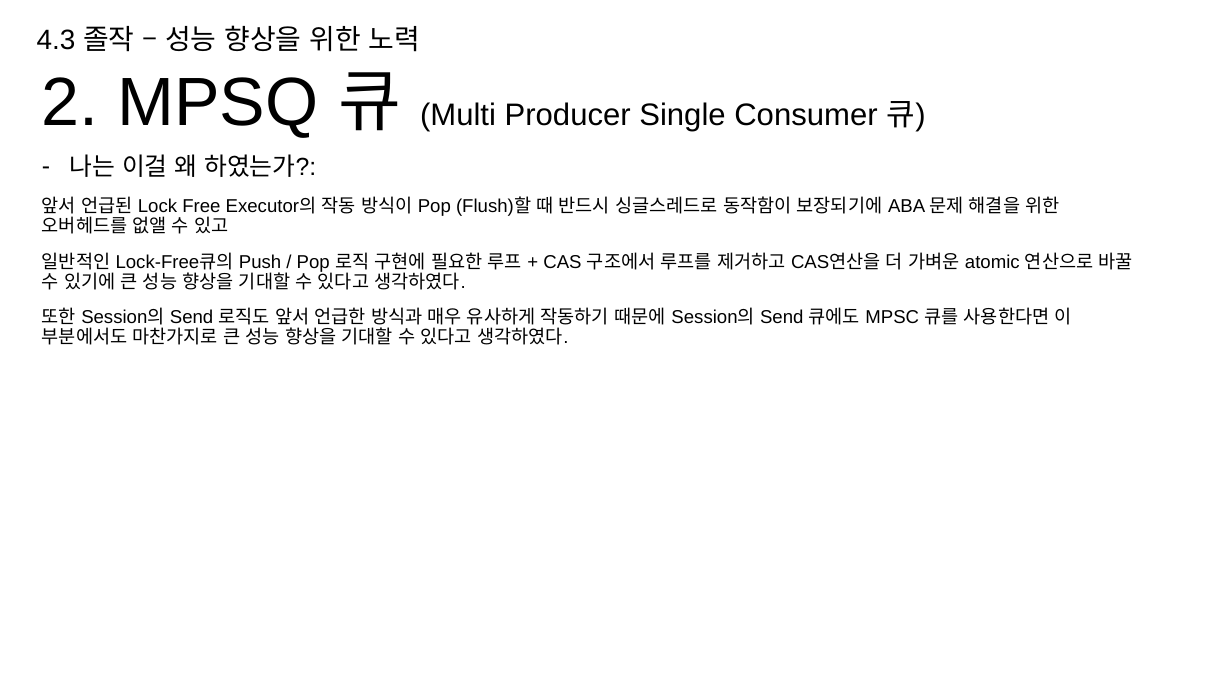
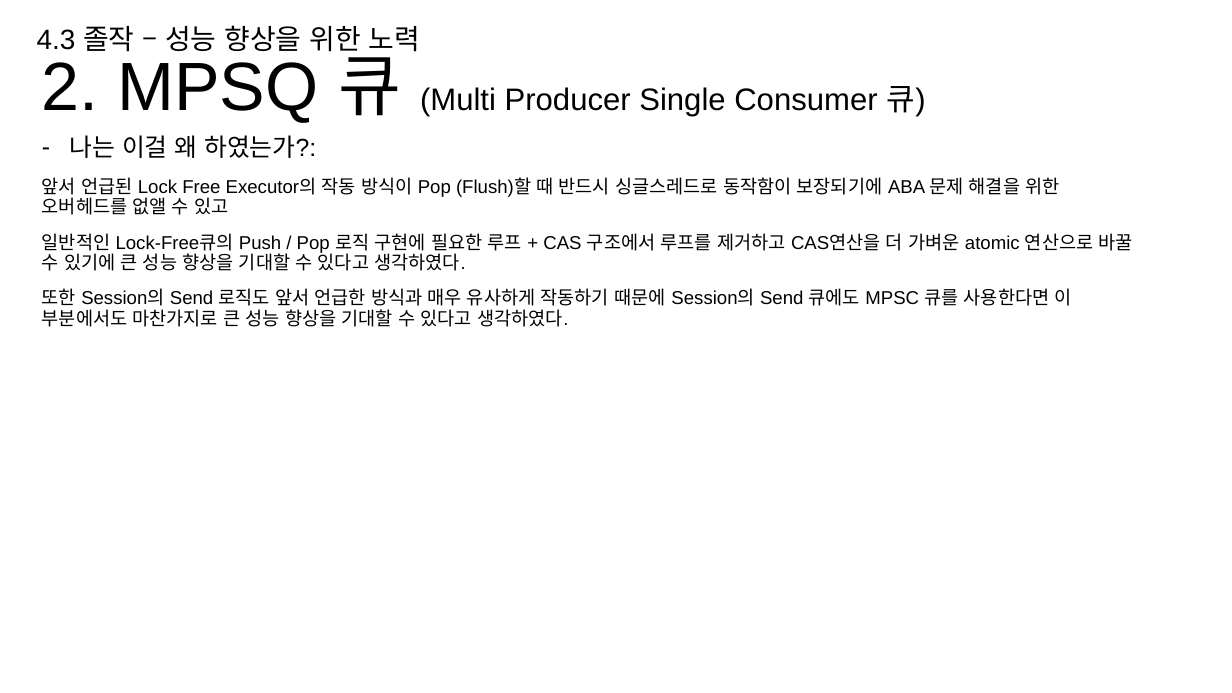
Before and after one commit to hypernagox/FYP_Evergreen, a slide deck: slide 35 of 포트폴리오/서버_최재혁/포트폴리오.pptx. Drawn at 1232x693 pixels with LibreOffice and Linux fonts; fonts in the diff are those of the drawing. Boxes give left, top, right and bottom in pixels: in the first picture for what was removed or moved away, otherwise in the second. Text is boxed around its words. In the diff, an @@ line names an element or a change of style, - is before the commit and + after.

```diff
--- a/포트폴리오/서버_최재혁/포트폴리오.pptx
+++ b/포트폴리오/서버_최재혁/포트폴리오.pptx
@@ title "2. MPSQ 큐 (Multi Producer ..." rewrapped from (42,72,926,138) to (42,40,926,123) @@
@@ text "나는 이걸 왜 하였는가?:": place and size @@
-text "나는 이걸 왜 하였는가?:" at (42,154,1133,345)
+text "나는 이걸 왜 하였는가?:" at (42,135,1133,327)
```
Also in this commit, not shown: 3 other slides changed.
